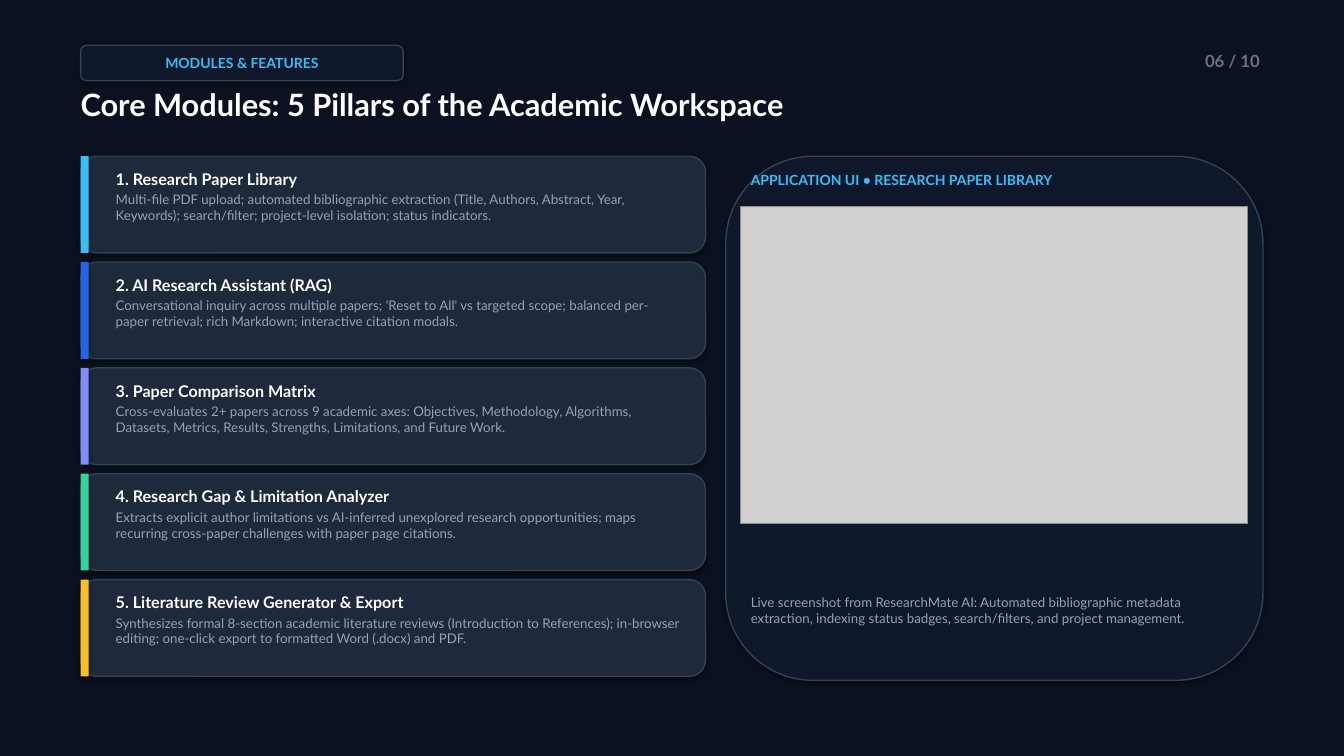
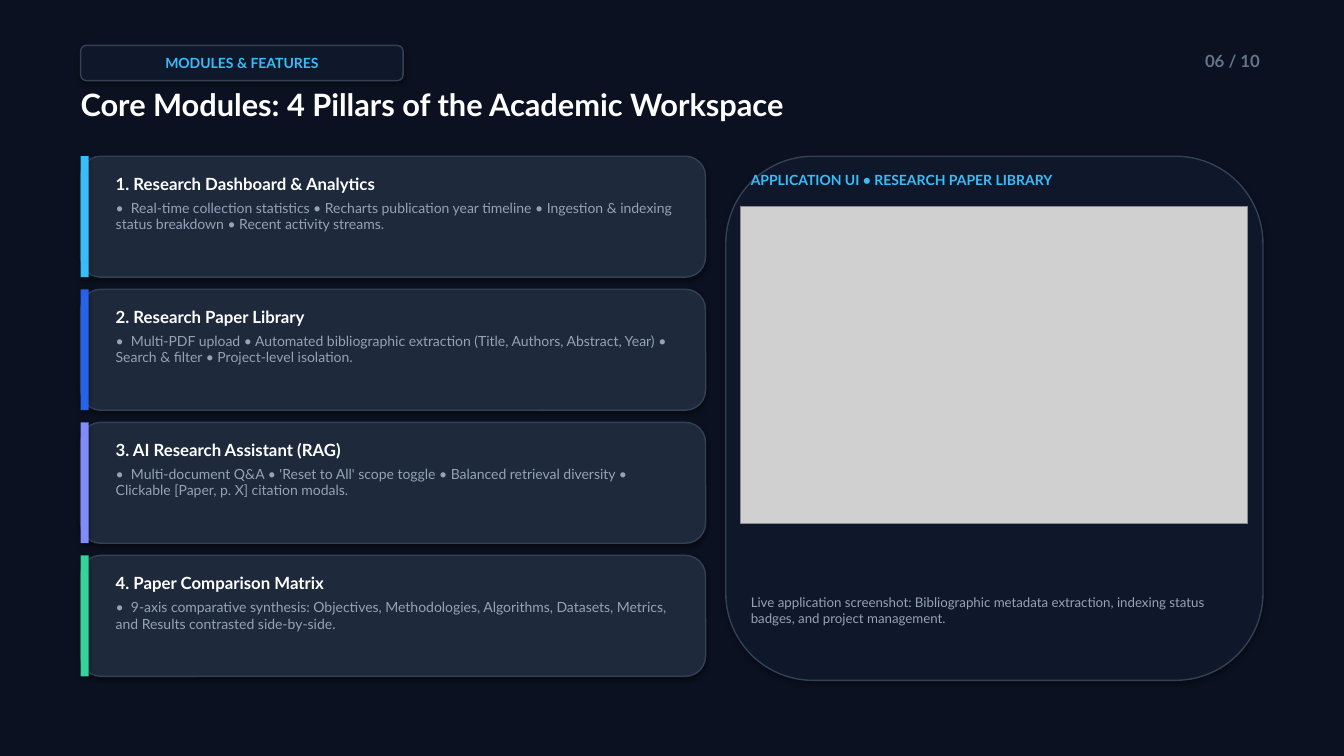
Before and after one commit to adithhn12/ResearchMate-AI, a slide deck: slide 6 of ResearchMate_AI_Presentation.pptx. Drawn at 1344x756 pixels with LibreOffice and Linux fonts; fonts in the diff are those of the drawing; grey boxes stand for pictures. Boxes give left, top, right and bottom in pixels: in the first picture for what was removed or moved away, otherwise in the second. Text is boxed around its words. In the diff, an @@ line names an element or a change of style, - is before the commit and + after.

Commit message:
Refactor presentation and UI to focus on core RAG and comparative analysis modules

```diff
--- a/ResearchMate_AI_Presentation.pptx
+++ b/ResearchMate_AI_Presentation.pptx
@@ text at (81,93,783,121): text changed @@
-Core Modules: 5 Pillars of the Academic Workspace
+Core Modules: 4 Pillars of the Academic Workspace
@@ rounded rectangle: place and size @@
-rounded rectangle at (81,156,706,253)
+rounded rectangle at (81,156,706,277)
@@ rectangle: place and size @@
-rectangle at (81,156,89,253)
+rectangle at (81,156,89,277)
@@ text added at (116,177,672,231), 10 pt, text #94A3B8 @@
+1. Research Dashboard & Analytics
+• Real-time collection statistics • Recharts publication year timeline • Ingestion & indexing status breakdown • Recent activity streams.
@@ rounded rectangle: place and size @@
-rounded rectangle at (81,262,706,359)
+rounded rectangle at (81,289,706,410)
@@ rectangle: place and size @@
-rectangle at (81,262,89,359)
+rectangle at (81,289,89,410)
@@ text removed at (116,278,649,328) @@
-2. AI Research Assistant (RAG)
-Conversational inquiry across multiple papers; 'Reset to All' vs targeted scope; balanced per-paper retrieval; rich Markdown; interactive citation modals.
@@ text at (116,310,655,365): text changed; size 9.5 to 10 pt @@
-1. Research Paper Library
-Multi-file PDF upload; automated bibliographic extraction (Title, Authors, Abstract, Year, Keywords); search/filter; project-level isolation; status indicators.
+2. Research Paper Library
+• Multi-PDF upload • Automated bibliographic extraction (Title, Authors, Abstract, Year) • Search & filter • Project-level isolation.
@@ rounded rectangle removed at (81,368,706,465) @@
@@ text removed at (116,385,631,435) @@
-3. Paper Comparison Matrix
-Cross-evaluates 2+ papers across 9 academic axes: Objectives, Methodology, Algorithms, Datasets, Metrics, Results, Strengths, Limitations, and Future Work.
@@ rounded rectangle: place and size @@
-rounded rectangle at (81,474,706,571)
+rounded rectangle at (81,422,706,543)
@@ rectangle: place and size @@
-rectangle at (81,368,89,465)
+rectangle at (81,422,89,543)
@@ text added at (116,443,615,498), 10 pt, text #94A3B8 @@
+3. AI Research Assistant (RAG)
+• Multi-document Q&A • 'Reset to All' scope toggle • Balanced retrieval diversity • Clickable [Paper, p. X] citation modals.
@@ text removed at (116,490,636,541) @@
-4. Research Gap & Limitation Analyzer
-Extracts explicit author limitations vs AI-inferred unexplored research opportunities; maps recurring cross-paper challenges with paper page citations.
@@ rounded rectangle: place and size @@
-rounded rectangle at (81,580,706,677)
+rounded rectangle at (81,556,706,677)
@@ rectangle: place and size @@
-rectangle at (81,474,89,571)
+rectangle at (81,556,89,677)
@@ rectangle removed at (81,580,89,677) @@
@@ text removed at (116,596,680,646) @@
-5. Literature Review Generator & Export
-Synthesizes formal 8-section academic literature reviews (Introduction to References); in-browser editing; one-click export to formatted Word (.docx) and PDF.
@@ text added at (116,576,666,632), 10 pt, text #94A3B8 @@
+4. Paper Comparison Matrix
+• 9-axis comparative synthesis: Objectives, Methodologies, Algorithms, Datasets, Metrics, and Results contrasted side-by-side.
@@ text at (751,597,1204,626): text changed @@
-Live screenshot from ResearchMate AI: Automated bibliographic metadata extraction, indexing status badges, search/filters, and project management.
+Live application screenshot: Bibliographic metadata extraction, indexing status badges, and project management.
```
Also in this commit, not shown: 9 other slides changed, 5 other files.
